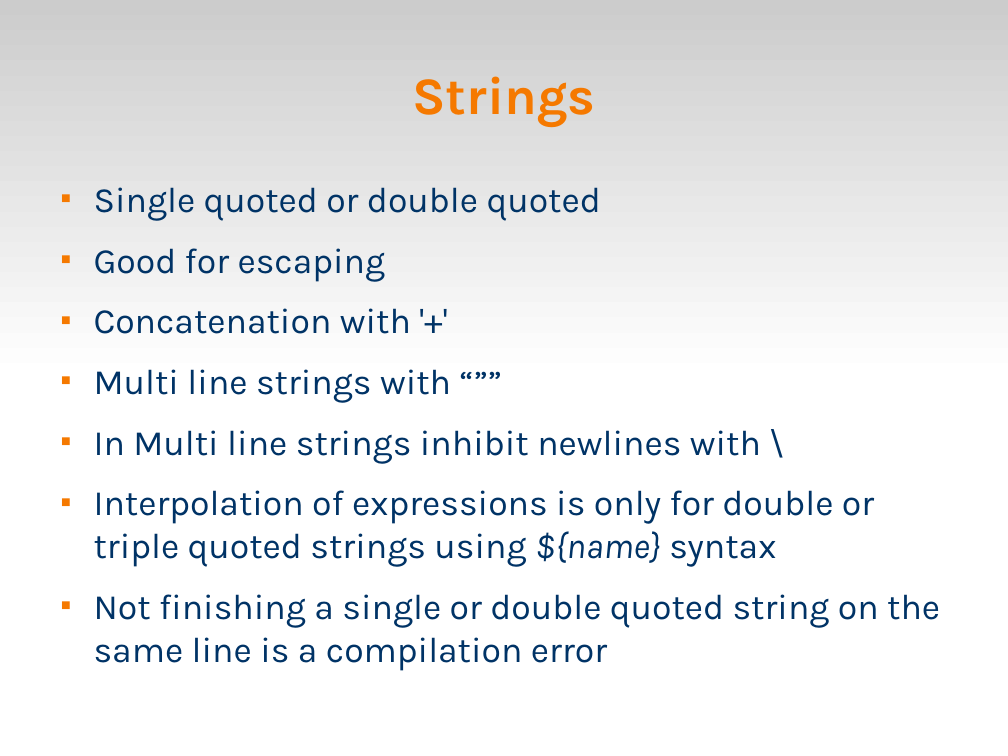
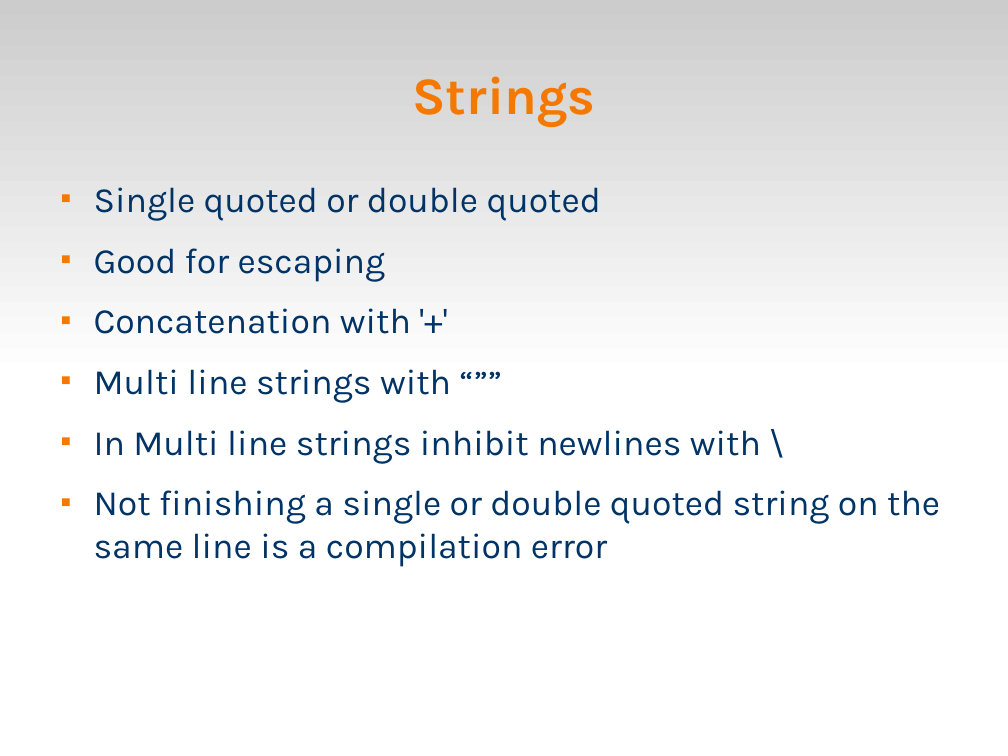
Before and after one commit to veltzer/demos, a slide deck: slide 3 of groovy/groovy.odp. Drawn at 1008x756 pixels with LibreOffice and Linux fonts; fonts in the diff are those of the drawing. Boxes give left, top, right and bottom in pixels: in the first picture for what was removed or moved away, otherwise in the second. Text is boxed around its words. In the diff, an @@ line names an element or a change of style, - is before the commit and + after.

```diff
--- a/groovy/groovy.odp
+++ b/groovy/groovy.odp
@@ text at bbox=[94, 490, 874, 567]: paragraph removed @@
-■ Interpolation of expressions is only for double or triple quoted strings using ${name} syntax
```
Also in this commit, not shown: 1 other slide changed, 1 slide added, 2 other files.
